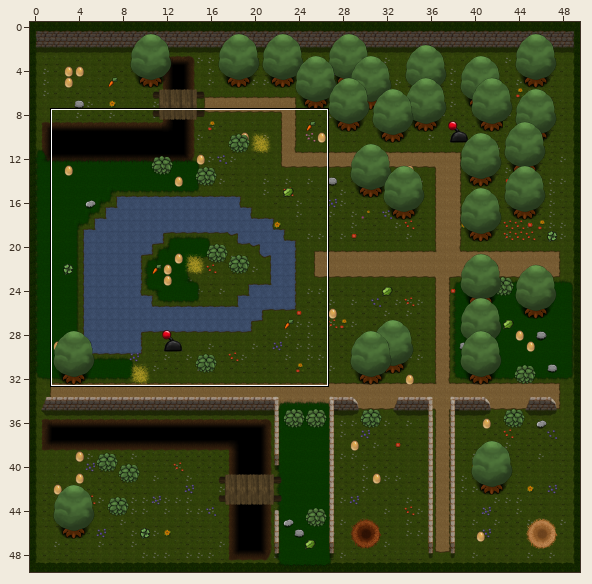
Tiled map, stored at gdx-bunny-brawl/src/main/resources/data/maps/map01.tmx. Above: a wide view before the commit, with the close-up outlined.
Close-up. First the earlier version:
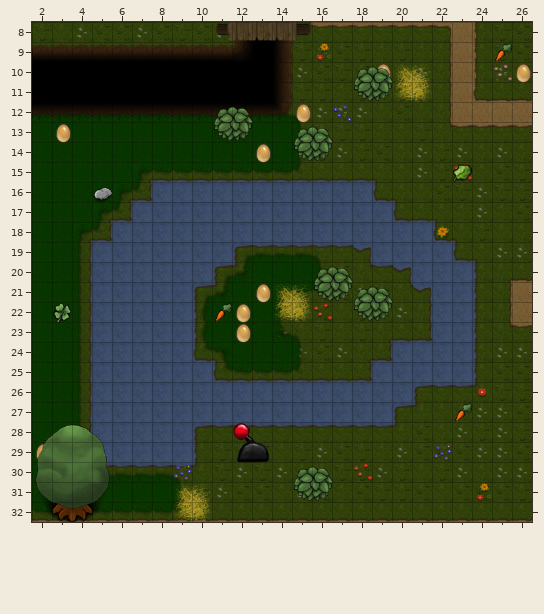
Cells are 32x32 px. Shown: x 2..26, y 8..32.
After:
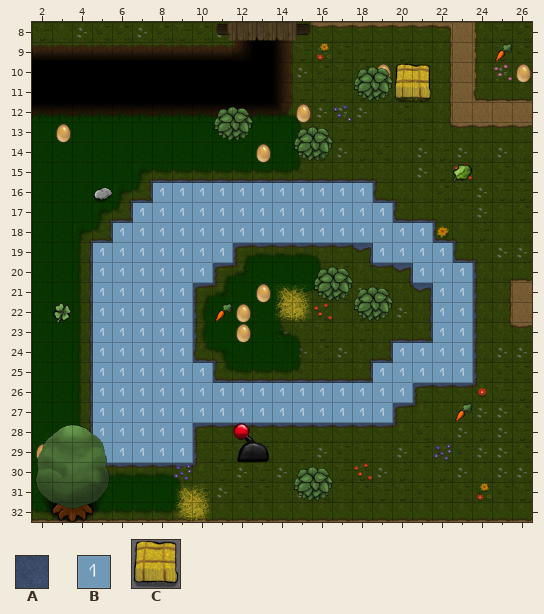
Key: from "dummyTilesHalb": A 81; from "dummyWasserHalb": B 0; from "straw": C 0.
_ is an empty cell, . an unchanged one.
Objects are placed by their top-left corner, in cells (3,4 is the top-left corner of cell 3,4); size is 1x1 cell unless given.
What changed:
--- layer "Groundlayer (Rand, Wand, Terra"
@@ x 5..23 @@
-16 ...AAAAAAAAAAA.....
-17 ..AAAAAAAAAAAAA....
-18 .AAAAAAAAAAAAAAAA..
-19 AAAAAAA.......AAAA.
-20 AAAAAA..........AAA
-21 AAAAA............AA
-22 AAAAA............AA
-23 AAAAA............AA
-24 AAAAA..........AAAA
-25 AAAAAA........AAAAA
-26 AAAAAAAAAAAAAAAA...
-27 AAAAAAAAAAAAAAA....
-28 AAAAA..............
-29 AAAAA..............
+16 ...BBBBBBBBBBB.....
+17 ..BBBBBBBBBBBBB....
+18 .BBBBBBBBBBBBBBBB..
+19 BBBBBBB.......BBBB.
+20 BBBBBB..........BBB
+21 BBBBB............BB
+22 BBBBB............BB
+23 BBBBB............BB
+24 BBBBB..........BBBB
+25 BBBBBB........BBBBB
+26 BBBBBBBBBBBBBBBB...
+27 BBBBBBBBBBBBBBB....
+28 BBBBB..............
+29 BBBBB..............
--- layer "Aktionsebene (Ei, Schalter, Bu"
+C at 20,10 size 2x2
Changed places in both close-ups, as pixel boxes (x1, y1, x2, y2):
added: (394, 63, 432, 102)
changed: (93, 183, 472, 462)
